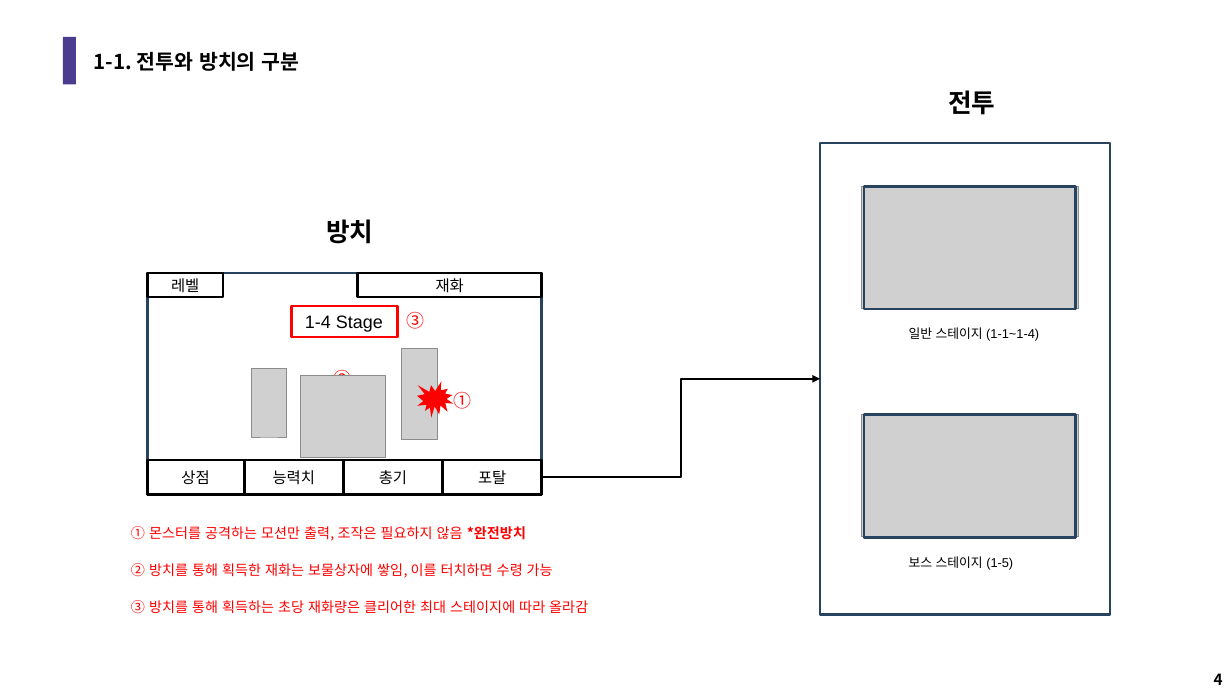
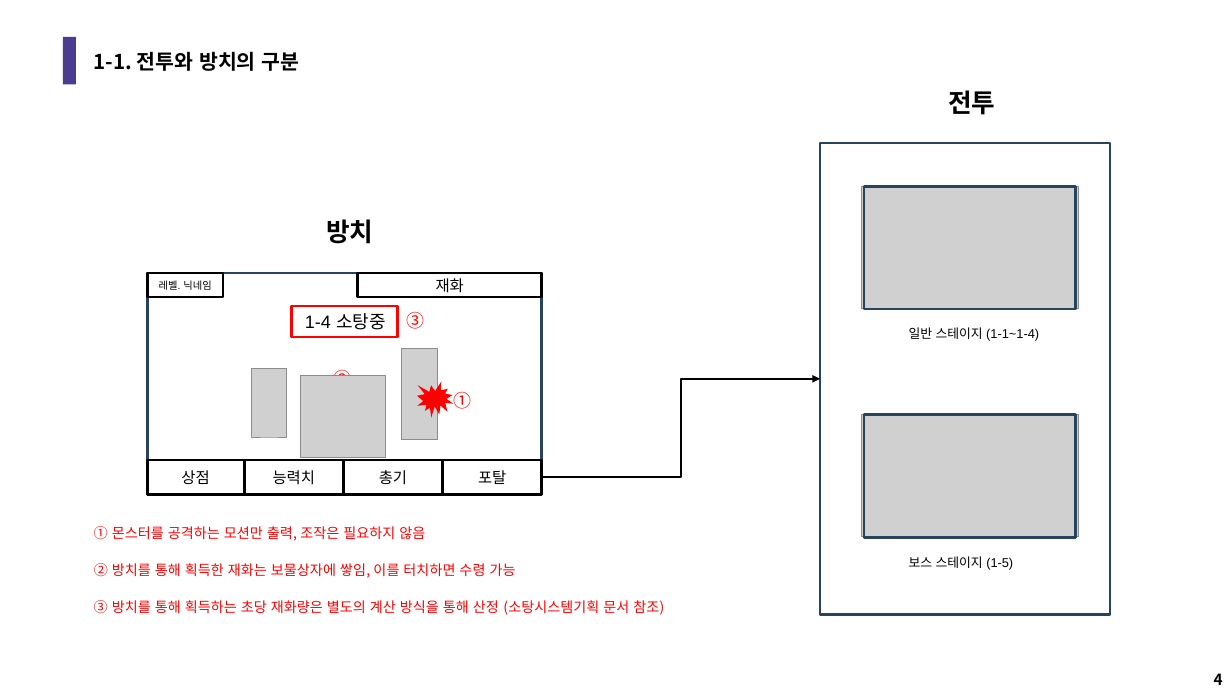
Before and after one commit to LuBly/Team_Pearl, a slide deck: slide 4 of GameDesign/팀펄_전투시스템기획.pptx. Drawn at 1232x693 pixels with LibreOffice and Linux fonts; fonts in the diff are those of the drawing; grey boxes stand for pictures; background and template pictures are left out. Boxes give left, top, right and bottom in pixels: in the first picture for what was removed or moved away, otherwise in the second. Text is boxed around its words. In the diff, an @@ line names an element or a change of style, - is before the commit and + after.

Commit message:
0714 기획문서 전체 최신화
- 0714 기준 기획문서 전체 최신화 완료

```diff
--- a/GameDesign/팀펄_전투시스템기획.pptx
+++ b/GameDesign/팀펄_전투시스템기획.pptx
@@ text in rectangle at [159, 280, 211, 290]: text changed; size 12 to 8 pt @@
-레벨
+레벨. 닉네임
@@ text at [305, 313, 386, 330]: text changed @@
-1-4 Stage
+1-4 소탕중
@@ text at [94, 526, 425, 541]: text changed @@
-① 몬스터를 공격하는 모션만 출력, 조작은 필요하지 않음 *완전방치
+① 몬스터를 공격하는 모션만 출력, 조작은 필요하지 않음
@@ text "② 방치를 통해 획득한 재화는 ...": place and size @@
-text "② 방치를 통해 획득한 재화는 ..." at [131, 563, 553, 578]
+text "② 방치를 통해 획득한 재화는 ..." at [94, 563, 516, 578]
@@ text at [94, 600, 664, 615]: text changed @@
-③ 방치를 통해 획득하는 초당 재화량은 클리어한 최대 스테이지에 따라 올라감
+③ 방치를 통해 획득하는 초당 재화량은 별도의 계산 방식을 통해 산정 (소탕시스템기획 문서 참조)
```
Also in this commit, not shown: 2 other slides changed, 5 other files.
